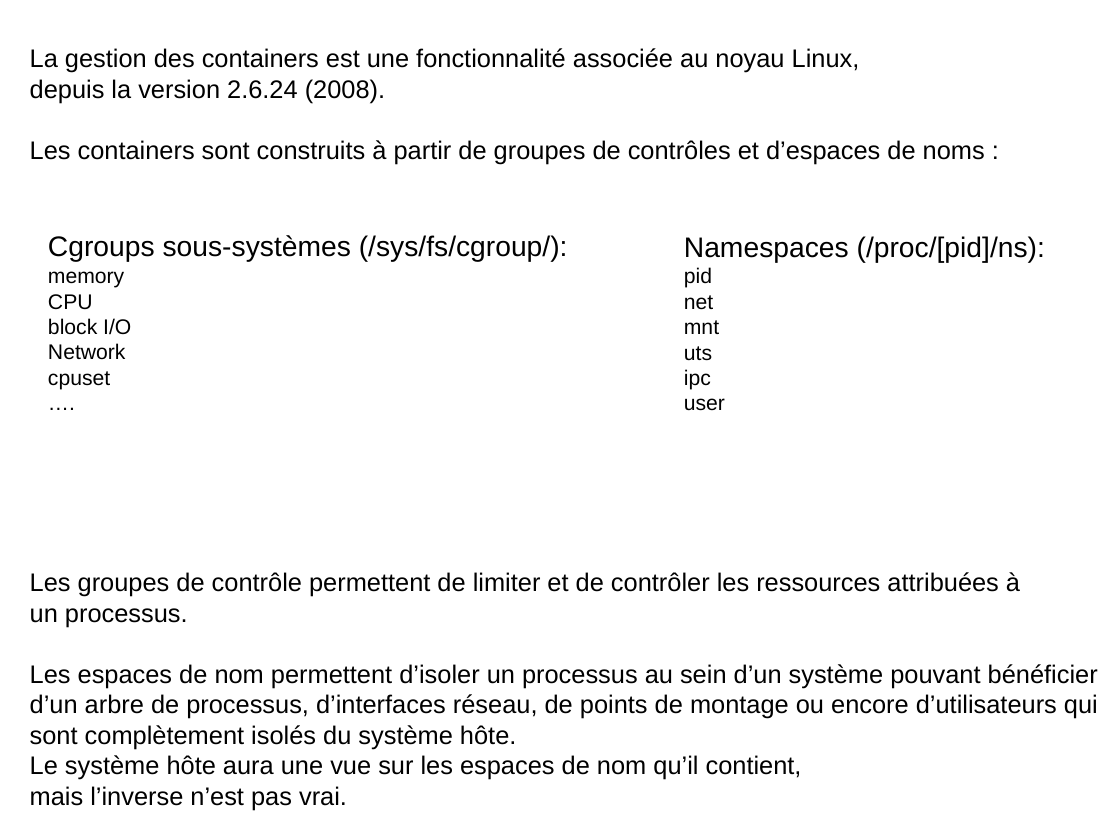
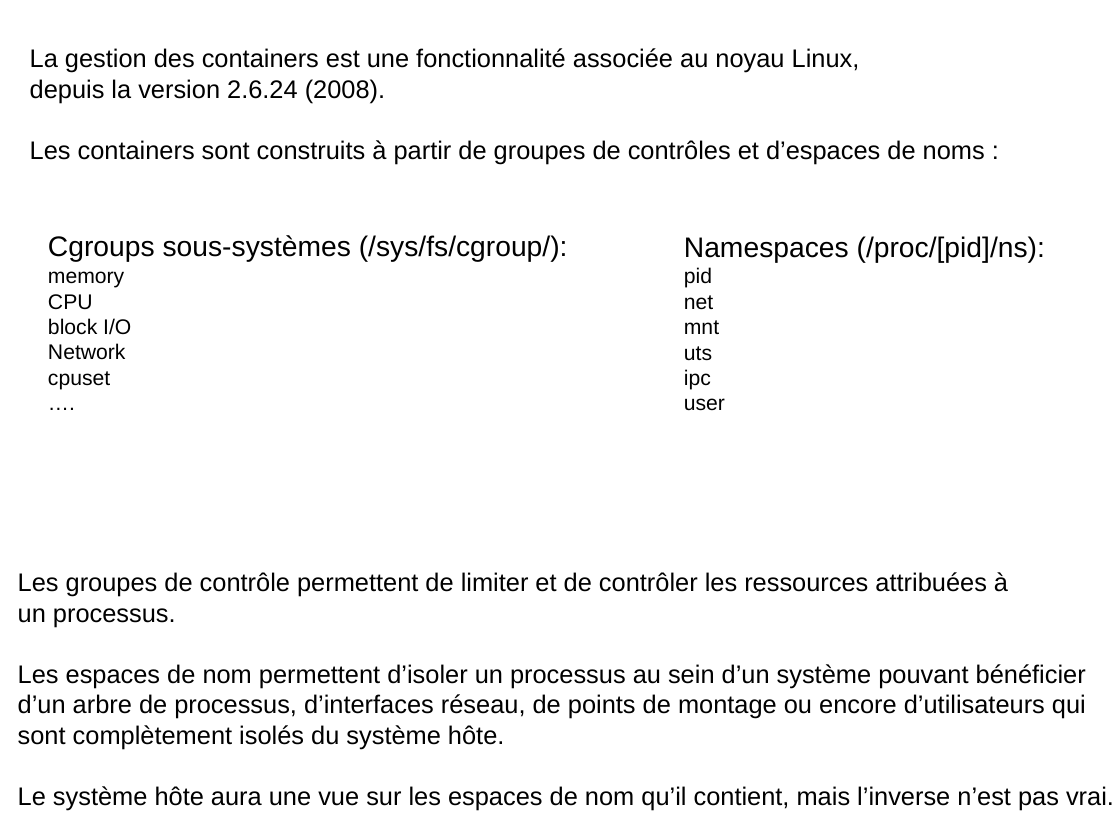
Before and after one commit to charleshuber/4t, a slide deck: slide 2 of presentation_smb215.odp. Drawn at 1120x840 pixels with LibreOffice and Linux fonts; fonts in the diff are those of the drawing. Boxes give left, top, right and bottom in pixels: in the first picture for what was removed or moved away, otherwise in the second. Text is boxed around its words. In the diff, an @@ line names an element or a change of style, - is before the commit and + after.

```diff
--- a/presentation_smb215.odp
+++ b/presentation_smb215.odp
@@ text "Les groupes de contrôle permettent ...": place and size @@
-text "Les groupes de contrôle permettent ..." at [30, 572, 1098, 810]
+text "Les groupes de contrôle permettent ..." at [18, 572, 1114, 810]
@@ text at [18, 786, 1114, 810]: text changed @@
-Le système hôte aura une vue sur les espaces de nom qu’il contient,
-mais l’inverse n’est pas vrai.
+Le système hôte aura une vue sur les espaces de nom qu’il contient, mais l’inverse n’est pas vrai.
```
Also in this commit, not shown: 1 other slide changed, 4 slides added, 1 slide removed, 1 other file.
